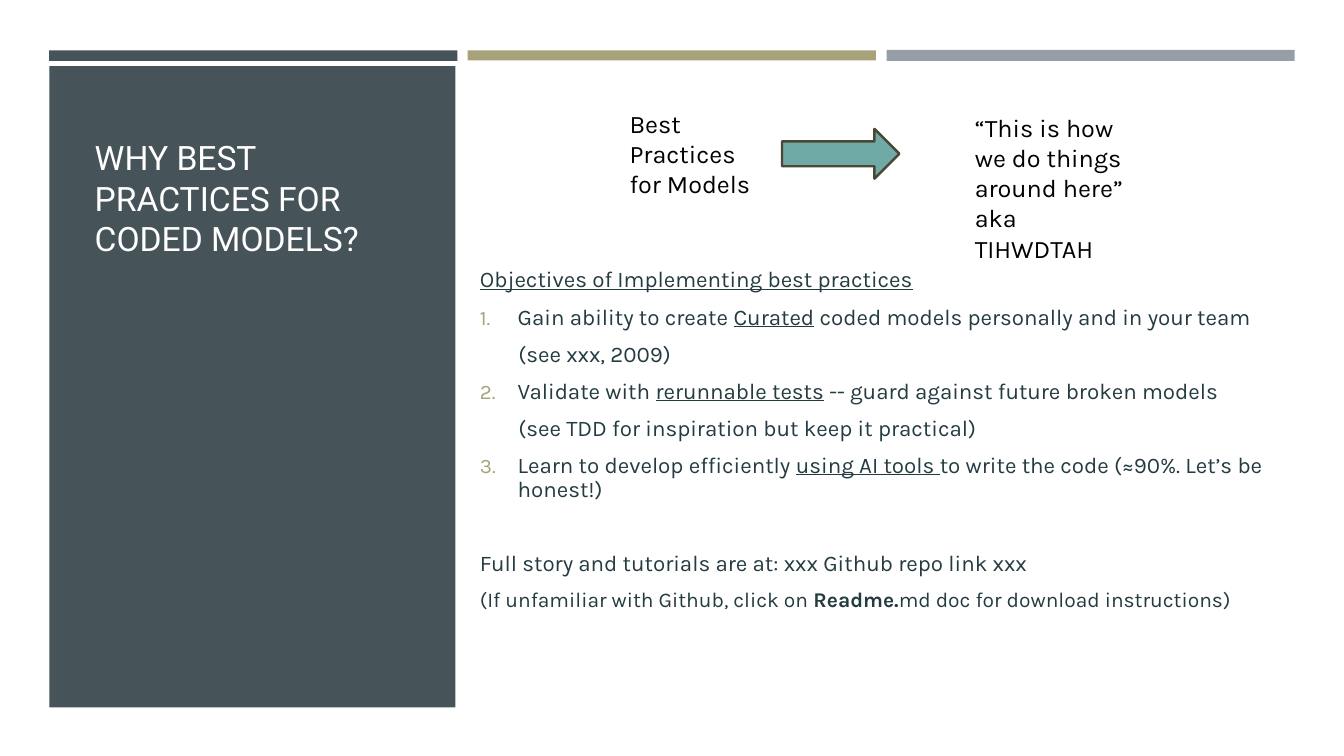
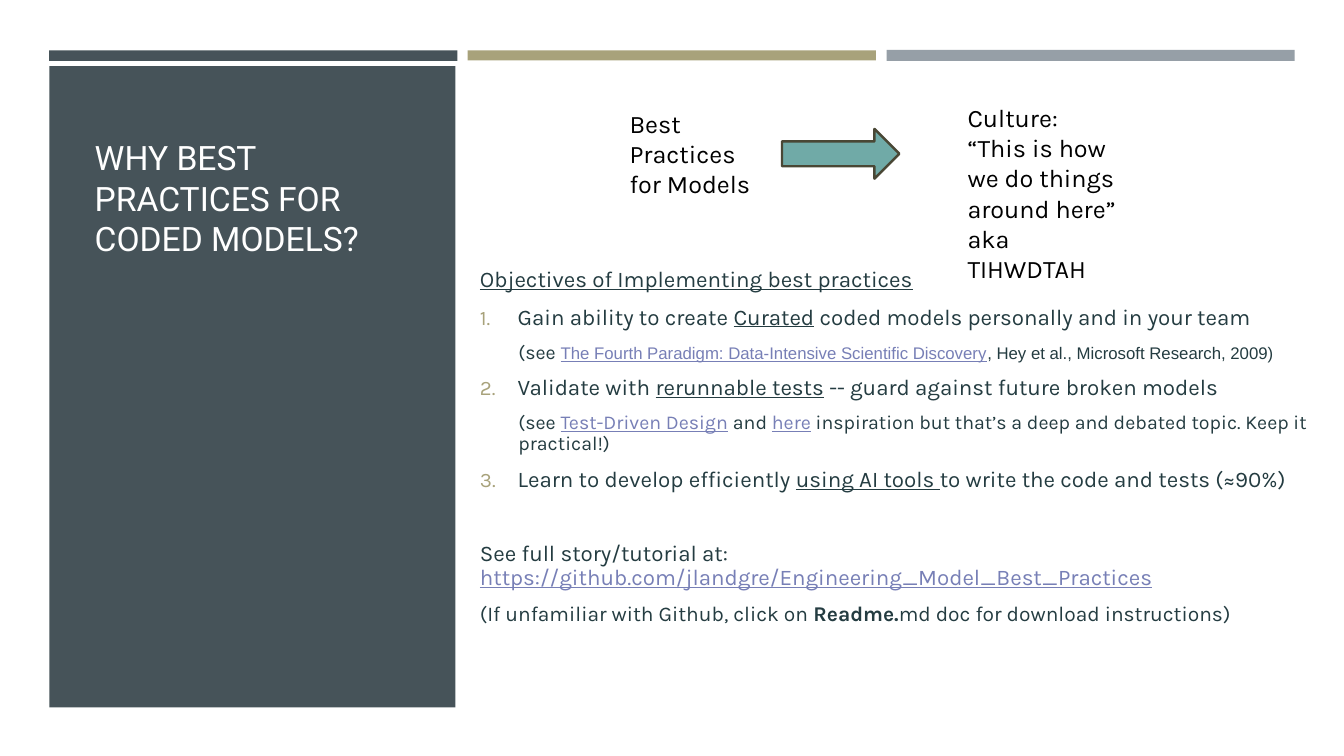
Before and after one commit to jlandgre/Engineering_Model_Best_Practices, a slide deck: slide 5 of Best_Practices_Coded_Models.pptx. Drawn at 1344x756 pixels with LibreOffice and Linux fonts; fonts in the diff are those of the drawing. Boxes give left, top, right and bottom in pixels: in the first picture for what was removed or moved away, otherwise in the second. Text is boxed around its words. In the diff, an @@ line names an element or a change of style, - is before the commit and + after.

```diff
--- a/Best_Practices_Coded_Models.pptx
+++ b/Best_Practices_Coded_Models.pptx
@@ text "Culture:": place and size @@
-text "Culture:" at box(975, 119, 1123, 228)
+text "Culture:" at box(968, 109, 1116, 249)
@@ text at box(968, 109, 1058, 128): paragraph added @@
+Culture:
@@ text at box(518, 345, 1273, 363): text changed; size 16 to 12 pt; font Karla to Arial; text colour #243C41 to #777FB6 @@
-(see xxx, 2009)
+(see The Fourth Paradigm: Data-Intensive Scientific Discovery, Hey et al., Microsoft Research, 2009)
@@ text at box(480, 415, 1306, 591): text changed @@
-(see TDD for inspiration but keep it practical)
-3. Learn to develop efficiently using AI tools to write the code (≈90%. Let’s be honest!)
-Full story and tutorials are at: xxx Github repo link xxx
+(see Test-Driven Design and here inspiration but that’s a deep and debated topic. Keep it practical!)
+3. Learn to develop efficiently using AI tools to write the code and tests (≈90%)
+See full story/tutorial at: https://github.com/jlandgre/Engineering_Model_Best_Practices
```
Also in this commit, not shown: 8 other slides changed, 3 other files.
